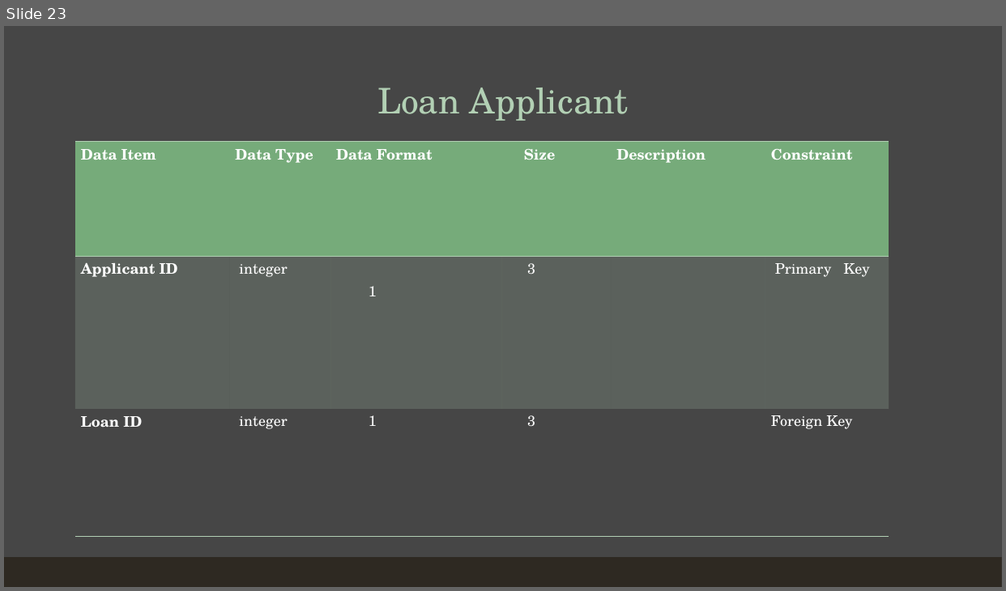
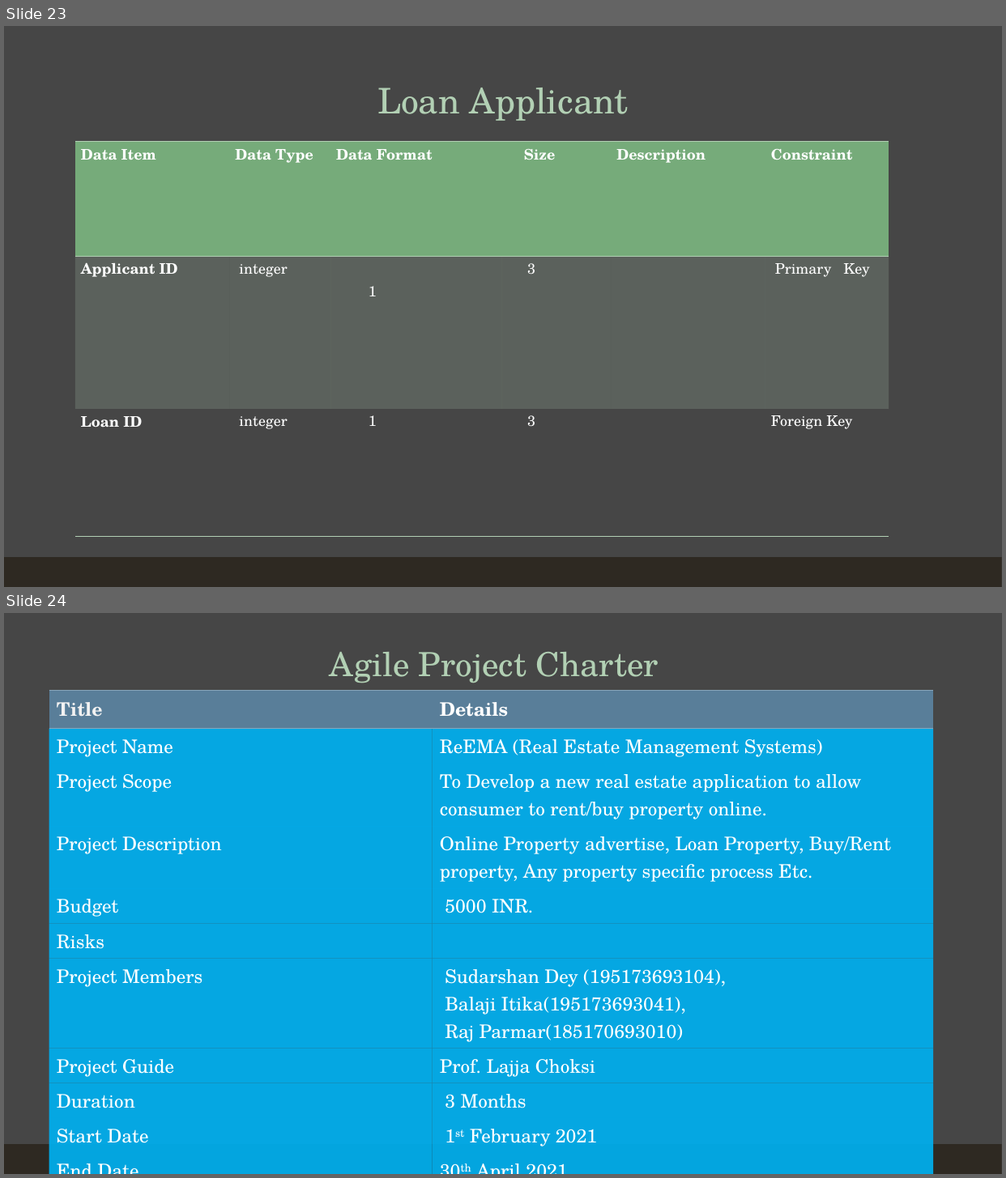
Before and after one commit to Sud98-dey/Laravel, a slide deck: UML/REMA.pptx. Shown one above the other, each under a label of ours: slide 23 before the commit, slides 23 and 24 after it. The pictures are 1006x591 and 1006x1178 pixels, drawn with LibreOffice and Linux fonts; fonts in the diff are those of the drawing. Boxes give left, top, right and bottom in pixels: in the first picture for what was removed or moved away, otherwise in the second. Text is boxed around its words. In the diff, an @@ line names an element or a change of style, - is before the commit and + after.

```diff
--- a/UML/REMA.pptx
+++ b/UML/REMA.pptx
@@ slide 24 added at bbox=[4, 613, 1002, 1174], background #262626 at 85% opacity; not listed: 1 template element that a slide beside it also shows @@
@@ title added at bbox=[330, 652, 658, 683], 32 pt, text #B2D0B4 @@
+Agile Project Charter
@@ table added at bbox=[49, 691, 933, 1174], 11 rows, 2 columns @@
+Title | Details
+Project Name | ReEMA (Real Estate Management Systems)
+Project Scope | To Develop a new real estate application to allow consumer to rent/buy property online.
+Project Description | Online Property advertise, Loan Property, Buy/Rent property, Any property specific process Etc.
+Budget | 5000 INR.
+Risks | 
+Project Members | Sudarshan Dey (195173693104), / Balaji Itika(195173693041), / Raj Parmar(185170693010)
+Project Guide | Prof. Lajja Choksi
+Duration | 3 Months
+Start Date | 1st February 2021
+End Date | 30th April 2021
```
Also in this commit, not shown: 14 other files.
